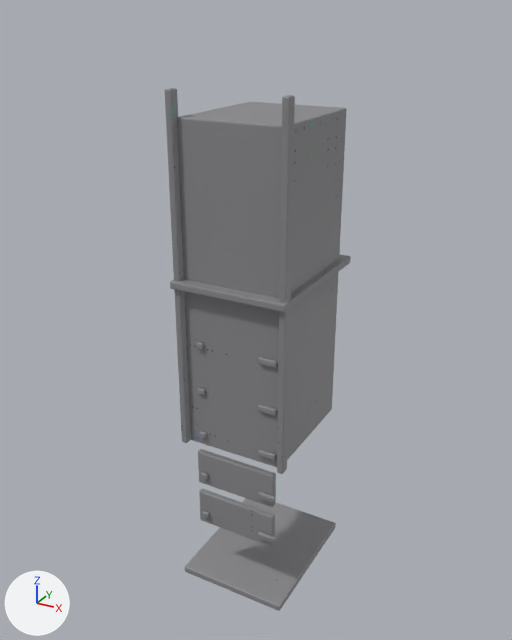
Before and after pictures for a commit that changed the FBX model unity/Assets/Art/BlenderBaked/prop-server-rack/mesh_prop-server-rack.fbx.
Camera for both pictures: a 50 mm camera at (1.59, -2.99, 3.02) aimed at (-0.05, 0.0, 1.53). Every picture has the same lights, and +X, +Y and +Z are marked at lower left. The first picture is the older version. Where no turn or scale is listed for an object, it has been applied to the vertices.

The scene before the commit, as lines of its bpy script (objects in view):
```python
me_prop_server_rack = bpy.data.meshes.new('prop-server-rack')
me_prop_server_rack.from_pydata(...)  # 1512 vertices, 1458 faces; spans x -0.31..0.31, y -0.39..0.39, z 0.02..2.7
me_prop_server_rack.materials.append(mat_m_prop_server_rack)  # picture img_mesh_prop_server_rack_basecolor_png
ob_mesh_prop_server_rack = bpy.data.objects.new('mesh_prop-server-rack', me_prop_server_rack)
ob_mesh_prop_server_rack.location = (0.0, 0.0, 0.0)
```
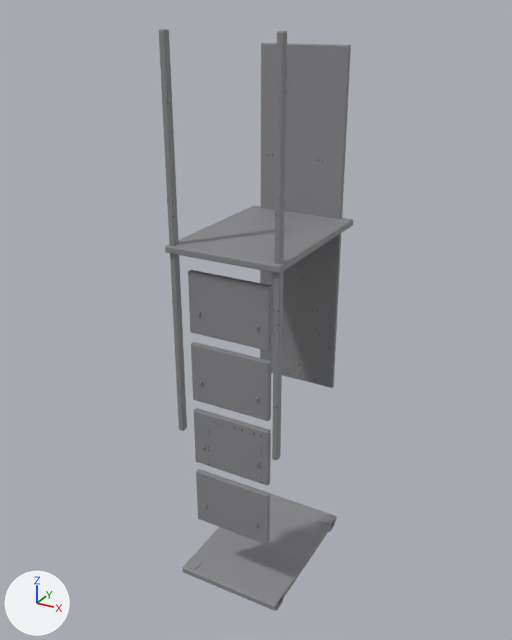
Boxes [x1, y1, x2, y2] around the edits, measured in the pictures (512 x 640 px; the box of a moved part takes in the faces that stretch with it):
'mesh_prop-server-rack', reshaped (11% taller)
    before: [165, 88, 351, 611]
    after: [159, 29, 353, 611]
part 1 of me_prop_server_rack, moved or reshaped (not visible afterwards)
    before: [177, 102, 347, 467]
part 2 of me_prop_server_rack, moved or reshaped
    before: [170, 254, 351, 313]
    after: [265, 589, 283, 610]
part 3 of me_prop_server_rack, moved or reshaped (not visible afterwards)
    before: [201, 472, 208, 480]
part 4 of me_prop_server_rack, moved or reshaped
    before: [199, 431, 207, 439]
    after: [202, 445, 205, 450]
part 5 of me_prop_server_rack, moved or reshaped
    before: [198, 388, 205, 395]
    after: [200, 381, 203, 386]
part 6 of me_prop_server_rack, moved or reshaped
    before: [196, 342, 204, 350]
    after: [197, 312, 200, 317]
part 7 of me_prop_server_rack, moved or reshaped
    before: [165, 88, 336, 611]
    after: [159, 29, 353, 611]

The change, as a diff of the scene's bpy script:
```diff
--- a/unity/Assets/Art/BlenderBaked/prop-server-rack/mesh_prop-server-rack.fbx.py
+++ b/unity/Assets/Art/BlenderBaked/prop-server-rack/mesh_prop-server-rack.fbx.py
@@ me_prop_server_rack @@
 # used by ob_mesh_prop_server_rack; location = (0.0, 0.0, 0.0)
-me_prop_server_rack.from_pydata(...)  # 1512 vertices, 1458 faces; spans x -0.31..0.31, y -0.39..0.39, z 0.02..2.7
+me_prop_server_rack.from_pydata(...)  # 1512 vertices, 1458 faces; spans x -0.3..0.3, y -0.43..0.43, z 0.03..2.94
+# me_prop_server_rack part 1: the loose piece of 56 vertices spanning x -0.27..0.27, y -0.33..0.33, z 0.9..2.58 is scaled about its middle by (0.138, 0.112, 0.0318), then moved by (-0.26, 0.36, -1.68)
+# me_prop_server_rack part 2: the loose piece of 56 vertices spanning x -0.31..0.31, y -0.39..0.39, z 1.78..1.82 is scaled about its middle by (0.12, 0.0948, 1.66), then moved by (0.26, -0.36, -1.74)
+# me_prop_server_rack part 3: the loose piece of 56 vertices spanning x -0.2..-0.16, y -0.35..-0.33, z 0.69..0.73 is scaled about its middle by (0.277, 0.522, 0.692), then moved by (0.02, -0.03, -0.18)
+# me_prop_server_rack part 4: the loose piece of 56 vertices spanning x -0.2..-0.16, y -0.35..-0.33, z 0.95..0.99 is scaled about its middle by (0.277, 0.522, 0.692), then moved by (0.02, -0.03, -0.06)
+# me_prop_server_rack part 5: the loose piece of 56 vertices spanning x -0.2..-0.16, y -0.35..-0.33, z 1.21..1.25 is scaled about its middle by (0.277, 0.522, 0.692), then moved by (0.02, -0.03, 0.06)
+# me_prop_server_rack part 6: the loose piece of 56 vertices spanning x -0.2..-0.16, y -0.35..-0.33, z 1.47..1.5 is scaled about its middle by (0.277, 0.522, 0.692), then moved by (0.02, -0.03, 0.18)
+# me_prop_server_rack part 7: 616 of 1512 vertices moved; they spanned x -0.31..0.31, y -0.39..0.39, z 0.02..2.7 and now span x -0.3..0.3, y -0.43..0.43, z 0.03..2.94; mean shift (-0.07, 0.14, 0.23); largest move (0.31, 0.39, 0.05) -> (-0.26, -0.37, 2.93)
+# other edits to the shape of me_prop_server_rack do not show in these pictures
 me_prop_server_rack.materials.append(mat_m_prop_server_rack)
```
